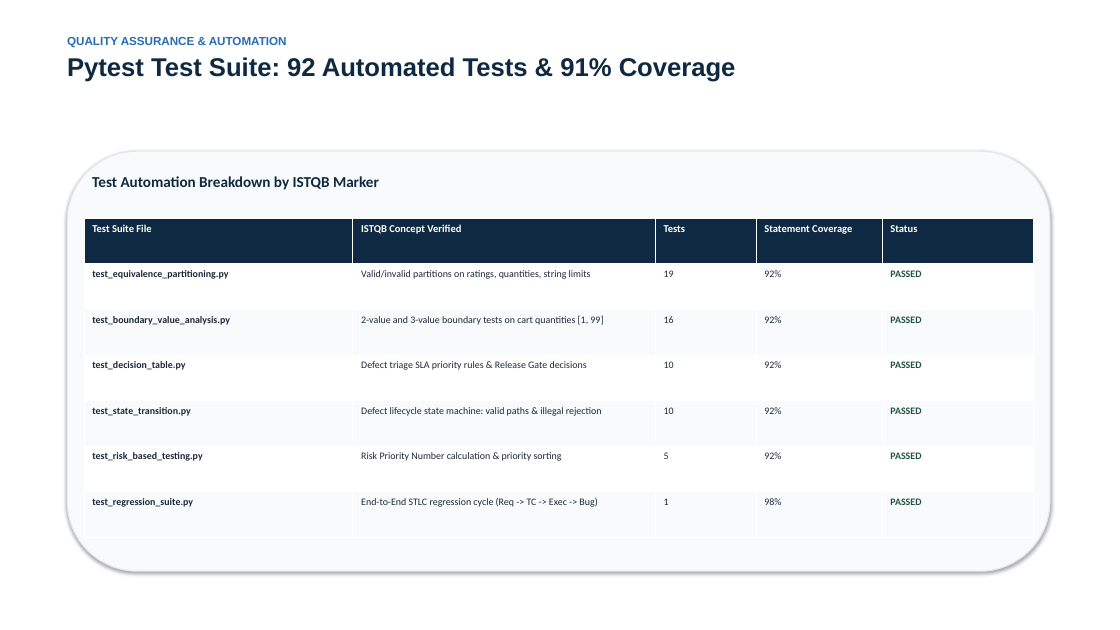
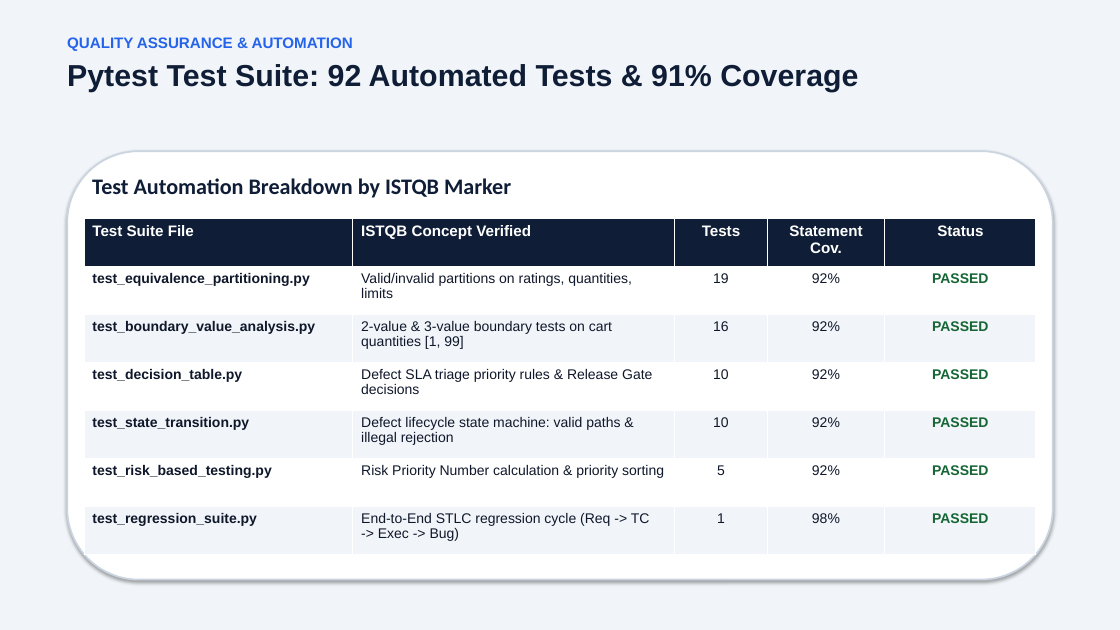
Before and after one commit to eya-khandoudi/TestFlow-ISTQB, a slide deck: slide 11 of docs/TestFlow_ISTQB_Presentation.pptx. Drawn at 1120x630 pixels with LibreOffice and Linux fonts; fonts in the diff are those of the drawing. Boxes give left, top, right and bottom in pixels: in the first picture for what was removed or moved away, otherwise in the second. Text is boxed around its words. In the diff, an @@ line names an element or a change of style, - is before the commit and + after.

Commit message:
Enhance TestFlow presentation with modern 16:9 design and large readable typography

```diff
--- a/docs/TestFlow_ISTQB_Presentation.pptx
+++ b/docs/TestFlow_ISTQB_Presentation.pptx
@@ rectangle added at (x1=0, y1=0, x2=1120, y2=630), fill #F1F5F9 @@
@@ text "QUALITY ASSURANCE & AUTOMATION" at (x1=67, y1=37, x2=858, y2=92): size 10 to 13 pt, text colour #2B6CB0 to #2563EB in "QUALITY ASSURANCE & AUTOMATION"; size 22 to 26 pt, text colour #0F2942 to #0F1E36 in "Pytest Test Suite: 92 Automated Tests & ..."; more space between paragraphs @@
@@ rounded rectangle resized from (x1=67, y1=151, x2=1050, y2=571) to (x1=67, y1=151, x2=1053, y2=580) @@
@@ rounded rectangle at (x1=67, y1=151, x2=1053, y2=580): fill #F8FAFC to #FFFFFF; outline #E2E8F0 1 pt to #CBD5E1 1.5 pt @@
@@ text "Test Automation Breakdown by ISTQB ..." at (x1=92, y1=178, x2=511, y2=198): size 13 to 19 pt, text colour #0F2942 to #0F1E36 @@
@@ table at (x1=84, y1=218, x2=1036, y2=555) @@
-row 1, column 4: Statement Coverage
+row 1, column 4: Statement Cov.
-row 2, column 2: Valid/invalid partitions on ratings, quantities, string limits
+row 2, column 2: Valid/invalid partitions on ratings, quantities, limits
-row 3, column 2: 2-value and 3-value boundary tests on cart quantities [1, 99]
+row 3, column 2: 2-value & 3-value boundary tests on cart quantities [1, 99]
-row 4, column 2: Defect triage SLA priority rules & Release Gate decisions
+row 4, column 2: Defect SLA triage priority rules & Release Gate decisions
@@ fill #0F2942 to #0F1E36 in row 1 @@
@@ fill #F8FAFC to #F1F5F9 in 15 cells @@
@@ size 9 to 13 pt in "Test Suite File", "ISTQB Concept Verified", "Tests", "Status" @@
@@ font Calibri to Arial in "Test Suite File", "ISTQB Concept Verified", "Tests", "Status" and 27 more places @@
@@ size 8.5 to 12 pt in "test_equivalence_partitioning.py", "19", "92%", "PASSED" and 23 more places @@
@@ text colour #1E293B to #0F172A in "test_equivalence_partitioning.py", "19", "92%", "test_boundary_value_analysis.py" and 17 more places @@
@@ text colour #22543D to #166534 in "PASSED", "PASSED", "PASSED", "PASSED" and 2 more places @@
@@ alignment left to centre @@
```
Also in this commit, not shown: 12 other slides changed, 2 other files.
